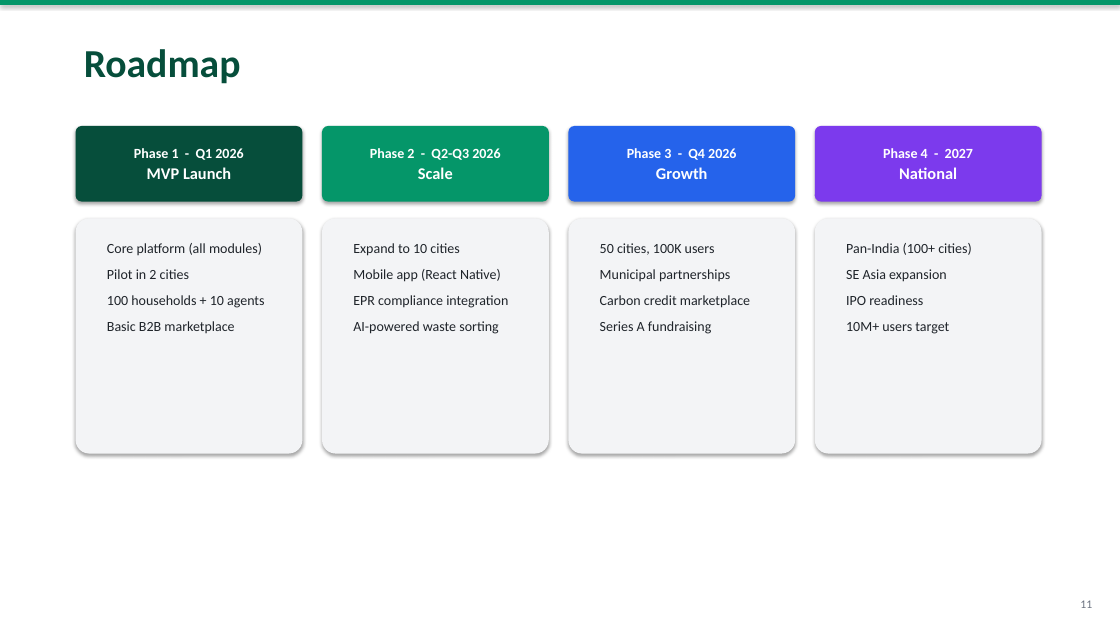
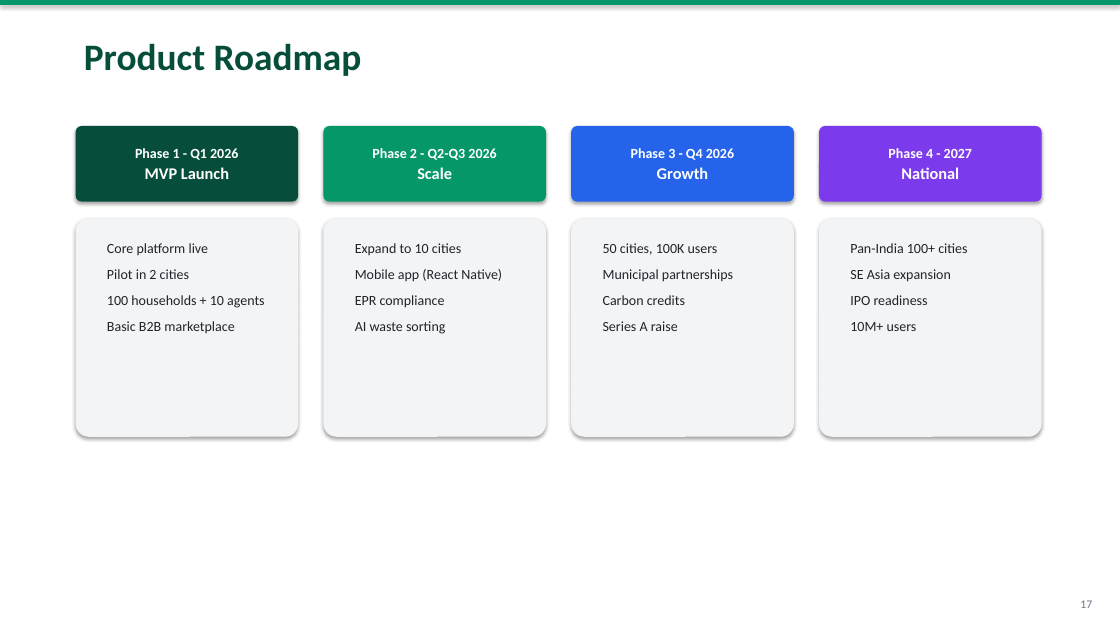
Before and after one commit to Tejas-India-Hackathon-2026/Team-Robbin-Good, a slide deck: slide 17 of ResourceLoop_Pitch_Deck.pptx (slide 11 before the commit). Drawn at 1120x630 pixels with LibreOffice and Linux fonts; fonts in the diff are those of the drawing. Boxes give left, top, right and bottom in pixels: in the first picture for what was removed or moved away, otherwise in the second. Text is boxed around its words. In the diff, an @@ line names an element or a change of style, - is before the commit and + after.

Commit message:
docs: comprehensive 18-slide pitch deck with aligned layout and module deep-dives

```diff
--- a/ResourceLoop_Pitch_Deck.pptx
+++ b/ResourceLoop_Pitch_Deck.pptx
@@ text at (84,43,362,76): text changed; size 34 to 32 pt @@
-Roadmap
+Product Roadmap
@@ rounded rectangle "Phase 1 - Q1 2026": place and size @@
-rounded rectangle "Phase 1 - Q1 2026" at (76,126,302,202)
+rounded rectangle "Phase 1 - Q1 2026" at (76,126,298,202)
@@ rounded rectangle "Phase 4 - 2027": place and size @@
-rounded rectangle "Phase 4 - 2027" at (815,126,1042,202)
+rounded rectangle "Phase 4 - 2027" at (819,126,1042,202)
@@ rounded rectangle: place and size @@
-rounded rectangle at (76,218,302,454)
+rounded rectangle at (76,218,298,437)
@@ rounded rectangle: place and size @@
-rounded rectangle at (322,218,549,454)
+rounded rectangle at (323,218,546,437)
@@ rounded rectangle: place and size @@
-rounded rectangle at (569,218,796,454)
+rounded rectangle at (571,218,794,437)
@@ rounded rectangle: place and size @@
-rounded rectangle at (815,218,1042,454)
+rounded rectangle at (819,218,1042,437)
@@ text at (107,243,209,255): text changed @@
-Core platform (all modules)
+Core platform live
@@ text at (850,243,967,253): text changed @@
-Pan-India (100+ cities)
+Pan-India 100+ cities
@@ text at (355,295,445,334): text changed @@
-EPR compliance integration
-AI-powered waste sorting
+EPR compliance
+AI waste sorting
@@ text at (603,295,685,331): text changed @@
-Carbon credit marketplace
-Series A fundraising
+Carbon credits
+Series A raise
@@ text at (850,322,917,331): text changed @@
-10M+ users target
+10M+ users
@@ text at (1080,600,1092,608): text changed @@
-11
+17
```
Also in this commit, not shown: 10 other slides changed, 7 slides added, 1 slide removed.
